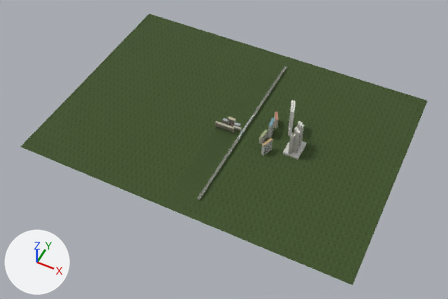
What one commit did to the glTF model public/assets/models/kopitiam-mobile.glb.
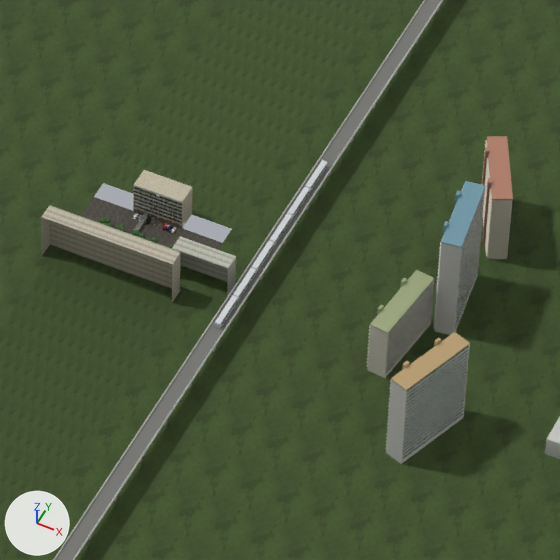
Each version appears first whole from a 50 mm camera at (784.0, -1634.0, 1861.0) aimed at (26.0, -118.0, -35.0), and next in a close-up on the part from 47% to 64% of the width and 31% to 56% of the height. Lighting does not change. The marker at lower left points along +X, +Y and +Z. The first two pictures are the older version. Where no turn or scale is listed for an object, it has been applied to the vertices. Vertices at exactly the same position are counted once.

Names of what the first close-up shows: 'Kopitiam_Static', 'NOW_Skyline', 'NOW_Train' and 3 more.
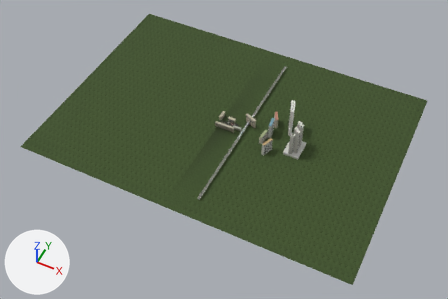
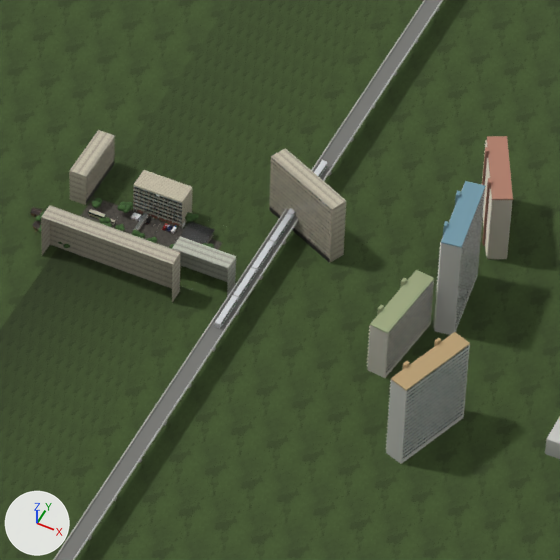
What differs and where, as boxes (x1, y1, x2, y2) in the close-ups (560 x 560 px):
'THEN_Estate', added: after (30, 130, 346, 263)
    faces in mat_m_plaster: (69, 130, 346, 263)
    faces in mat_m_road: (94, 183, 232, 243)
    faces in mat_m_glass: (86, 140, 332, 255)
    faces in mat_m_metal: (30, 207, 215, 244)
    faces in mat_m_cloth: (35, 198, 215, 248)
part 1 of me_kopitiam_static, edited (looks the same): (0, 0, 385, 481) in both

The change, as a list of edits to the scene's bpy script:
```text
Change me_kopitiam_static:
    where me_kopitiam_static.from_pydata(...)  # 3725 vertices, 5560 faces; spans x -700.0..700.0, y -500.0..500.0, z -16.0..16.0
    used by ob_kopitiam_static; location = (0.0, 0.0, 15.4)
    me_kopitiam_static part 1: 204 kept faces spanning x -40.0..40.0, y -500.0..500.0, z -15.0..-3.0 get new vertex colours; the middle colour goes from grey #a6a394 to grey #949183
Add me_then_estate:
    me_then_estate.from_pydata(...)  # 6332 vertices, 9538 faces; spans x -84.0..84.0, y -45.0..45.0, z -21.0..21.0
    # faces by material slot: [692, 1900, 4, 5036, 102, 1348, 456]
    me_then_estate.materials.append(mat_m_plaster)
    me_then_estate.materials.append(mat_m_timber)
    me_then_estate.materials.append(mat_m_road)
    me_then_estate.materials.append(mat_m_cloth)
    me_then_estate.materials.append(mat_m_glass)
    me_then_estate.materials.append(mat_m_metal)
    me_then_estate.materials.append(mat_m_emissive)
Add ob_then_estate:
    ob_then_estate = bpy.data.objects.new('THEN_Estate', me_then_estate)
    ob_then_estate.location = (19.3, -1.3, 21.2)
```
